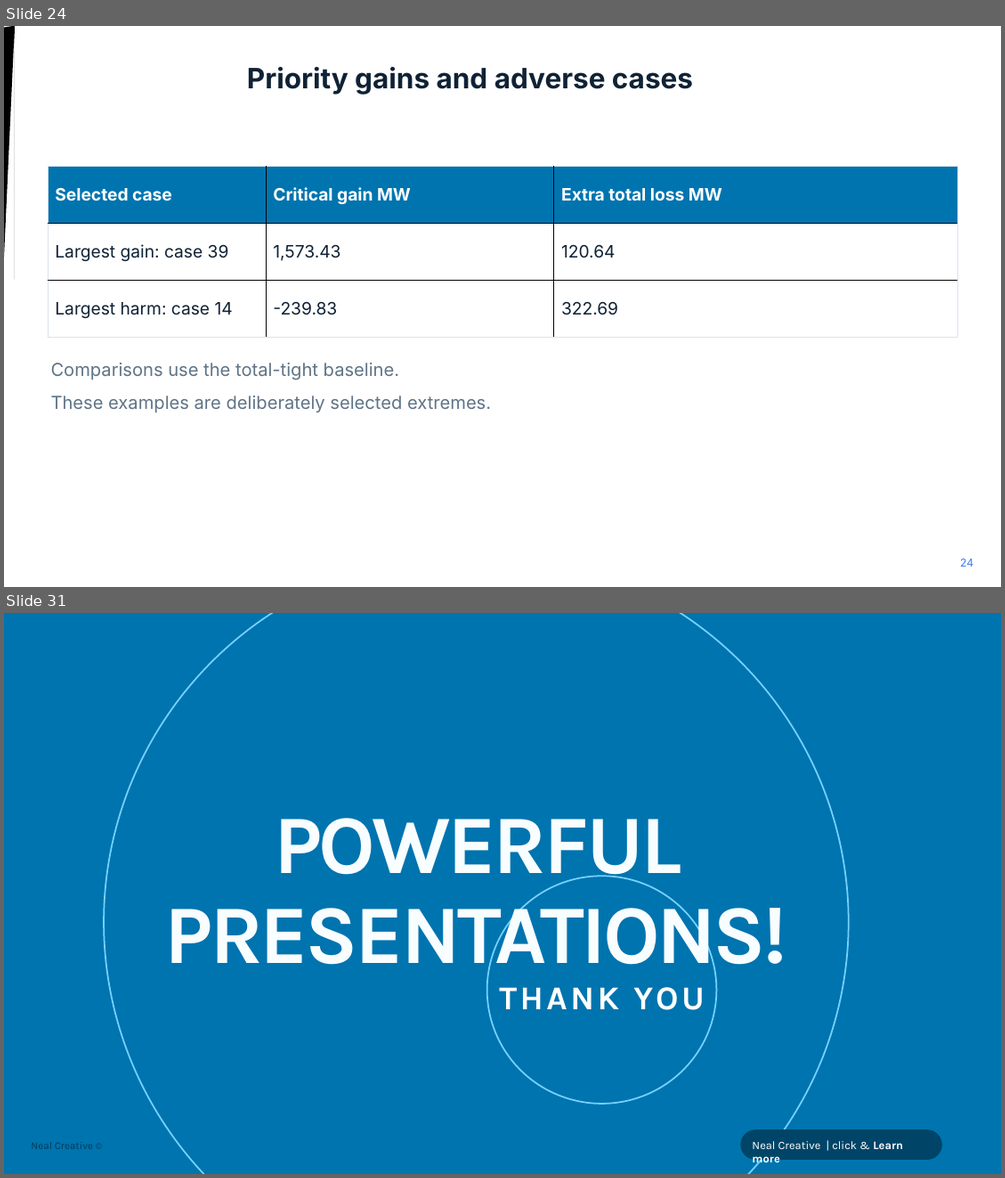
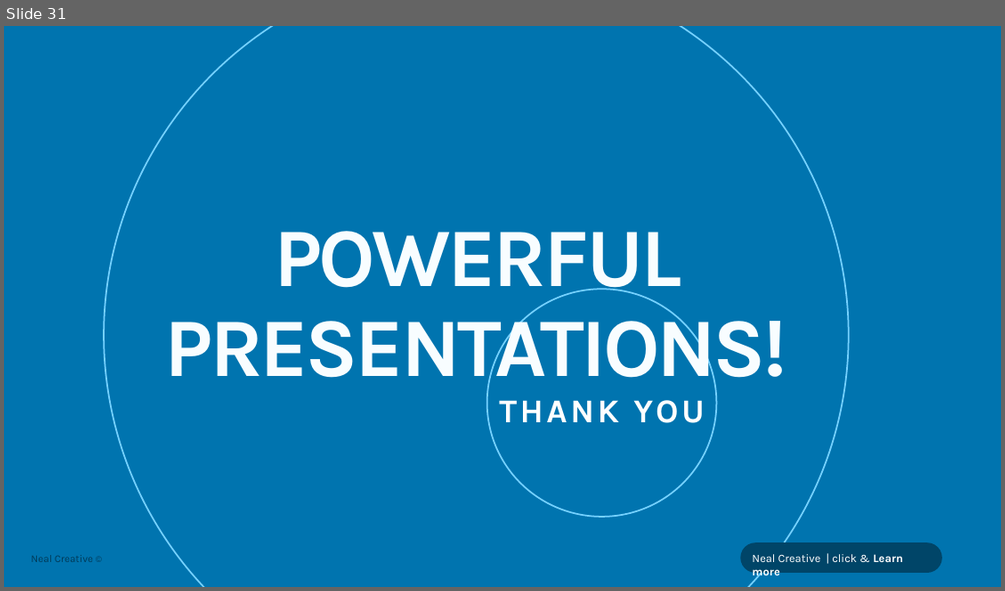
Before and after one commit to Adventurist2/CS637, a slide deck: group-sequin/output/presentation/SEQUIN_Original_Slides_With_Part2.pptx. Shown one above the other, each under a label of ours: slides 24 and 31 before the commit, slide 31 after it; the slides between them are not shown. The pictures are 1005x1178 and 1005x591 pixels, drawn with LibreOffice and Linux fonts; fonts in the diff are those of the drawing. Boxes give left, top, right and bottom in pixels: in the first picture for what was removed or moved away, otherwise in the second. Text is boxed around its words. In the diff, an @@ line names an element or a change of style, - is before the commit and + after.

```diff
--- a/group-sequin/output/presentation/SEQUIN_Original_Slides_With_Part2.pptx
+++ b/group-sequin/output/presentation/SEQUIN_Original_Slides_With_Part2.pptx
@@ slide 24 removed at (4, 26, 1001, 587), background #FFFFFF @@
@@ freeform shape removed at (15, 26, 240, 137) @@
@@ text removed at (247, 67, 693, 95) @@
-Priority gains and adverse cases
@@ table removed at (48, 167, 957, 338), 3 rows, 3 columns @@
-Selected case | Critical gain MW | Extra total loss MW
-Largest gain: case 39 | 1,573.43 | 120.64
-Largest harm: case 14 | -239.83 | 322.69
@@ text removed at (51, 362, 399, 380) @@
-Comparisons use the total-tight baseline.
@@ text removed at (51, 395, 491, 412) @@
-These examples are deliberately selected extremes.
@@ text removed at (960, 558, 973, 566) @@
-24
```
Also in this commit, not shown: 15 slides changed, 1 slide added, 13 other files.
